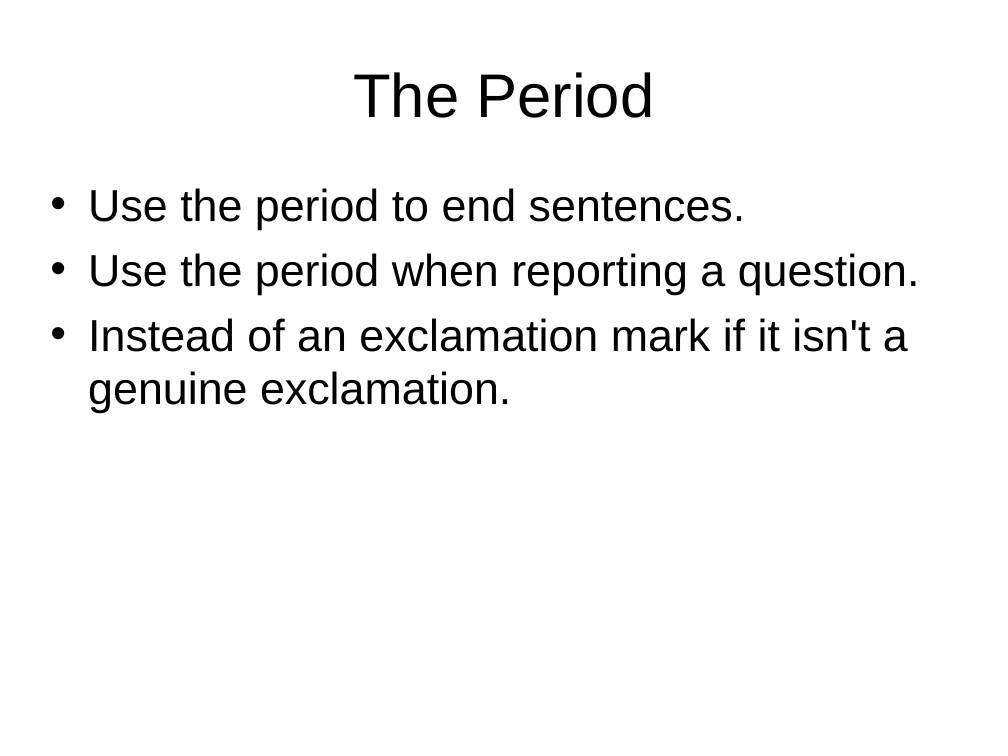
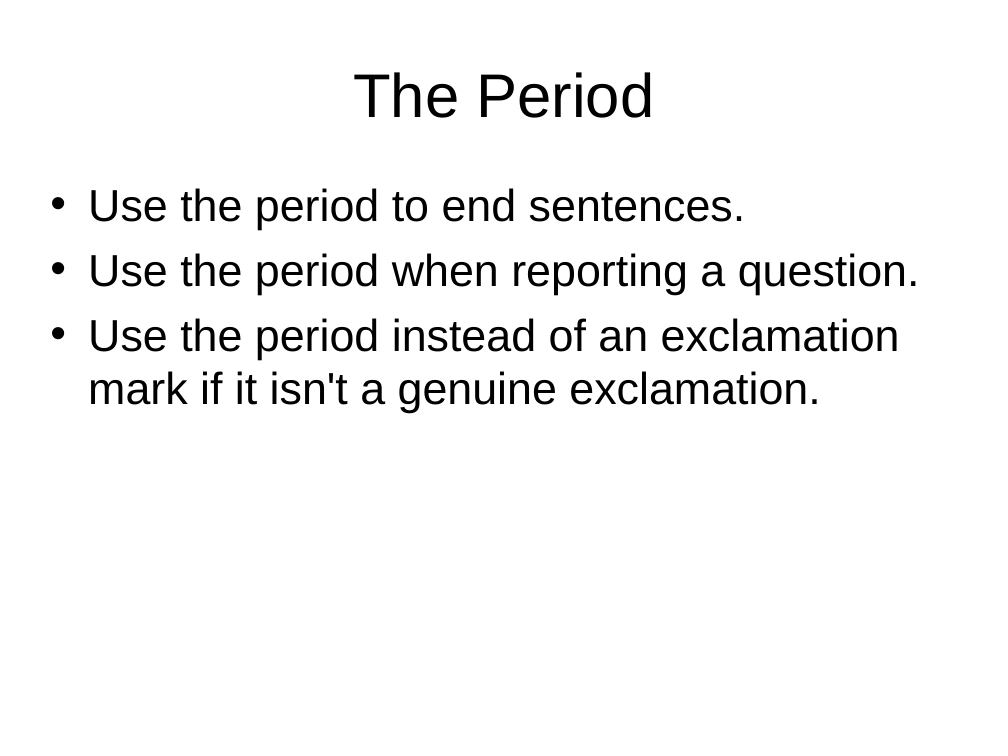
Before and after one commit to palmerc/lab, a slide deck: slide 20 of classes/engl4190/commas_and_end_punctuation.odp (slide 21 before the commit). Drawn at 1008x756 pixels with LibreOffice and Linux fonts; fonts in the diff are those of the drawing. Boxes give left, top, right and bottom in pixels: in the first picture for what was removed or moved away, otherwise in the second. Text is boxed around its words. In the diff, an @@ line names an element or a change of style, - is before the commit and + after.

```diff
--- a/classes/engl4190/commas_and_end_punctuation.odp
+++ b/classes/engl4190/commas_and_end_punctuation.odp
@@ text at (x1=88, y1=318, x2=900, y2=413): text changed @@
-• Instead of an exclamation mark if it isn't a genuine exclamation.
+• Use the period instead of an exclamation mark if it isn't a genuine exclamation.
```
Also in this commit, not shown: 4 other slides changed, 1 slide removed.
